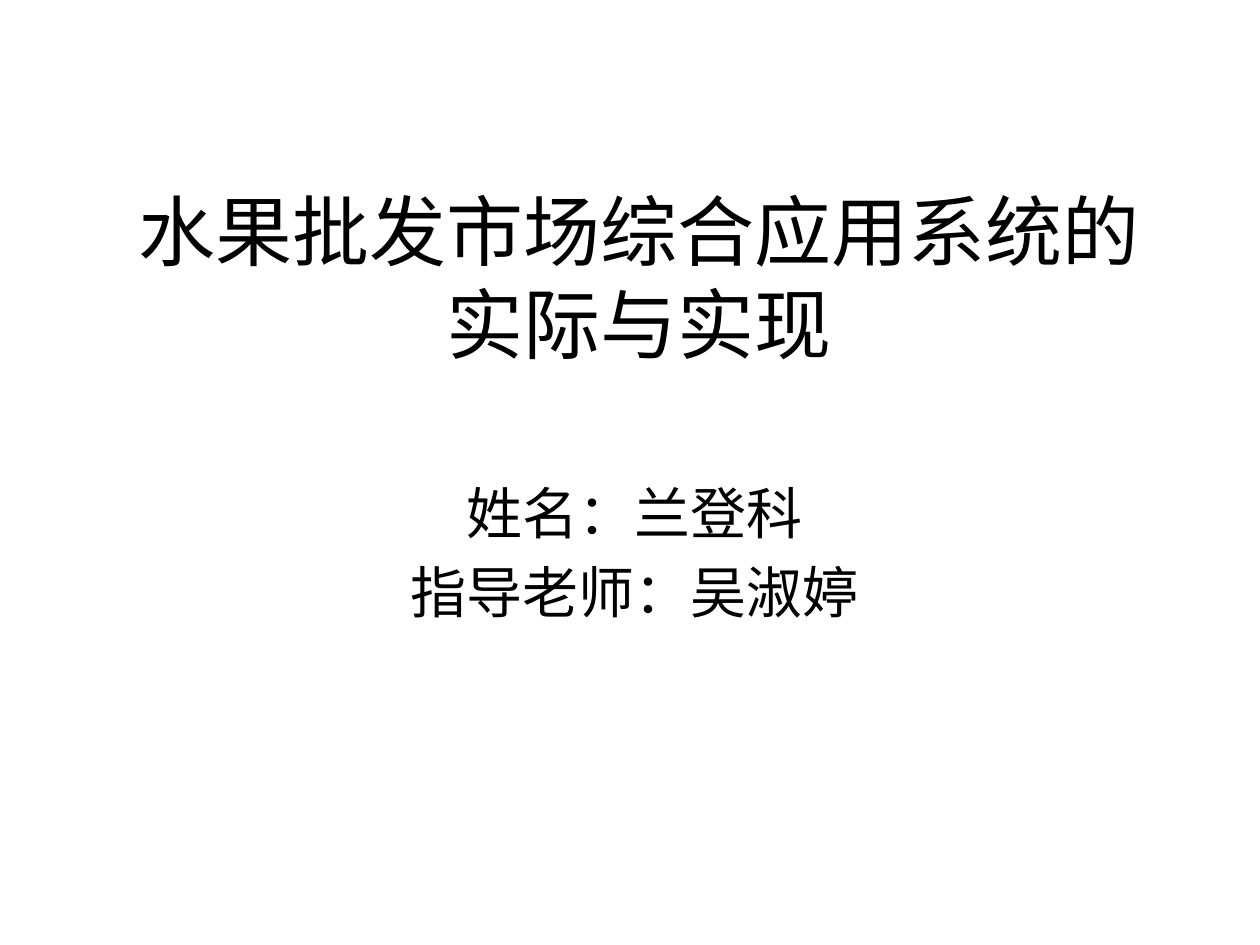
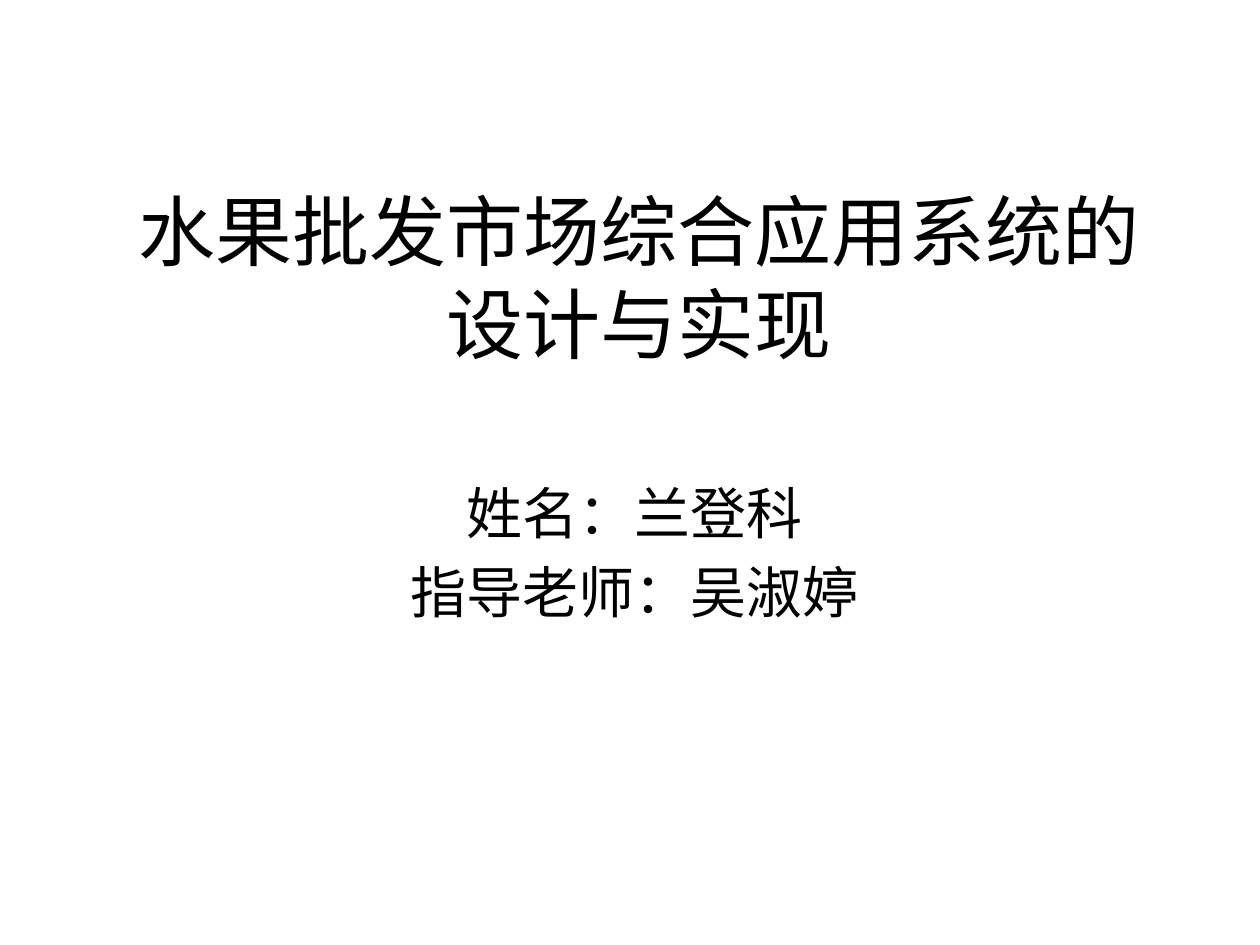
Before and after one commit to haixunmeng/GraduationDesign, a slide deck: slide 1 of 12241078兰登科_毕业论文答辩PPT.pptx. Drawn at 1260x945 pixels with LibreOffice and Linux fonts; fonts in the diff are those of the drawing. Boxes give left, top, right and bottom in pixels: in the first picture for what was removed or moved away, otherwise in the second. Text is boxed around its words. In the diff, an @@ line names an element or a change of style, - is before the commit and + after.

```diff
--- a/12241078兰登科_毕业论文答辩PPT.pptx
+++ b/12241078兰登科_毕业论文答辩PPT.pptx
@@ title at [139, 195, 1140, 360]: text changed @@
-水果批发市场综合应用系统的实际与实现
+水果批发市场综合应用系统的设计与实现
```
Also in this commit, not shown: 1 slide added, 5 other files.
